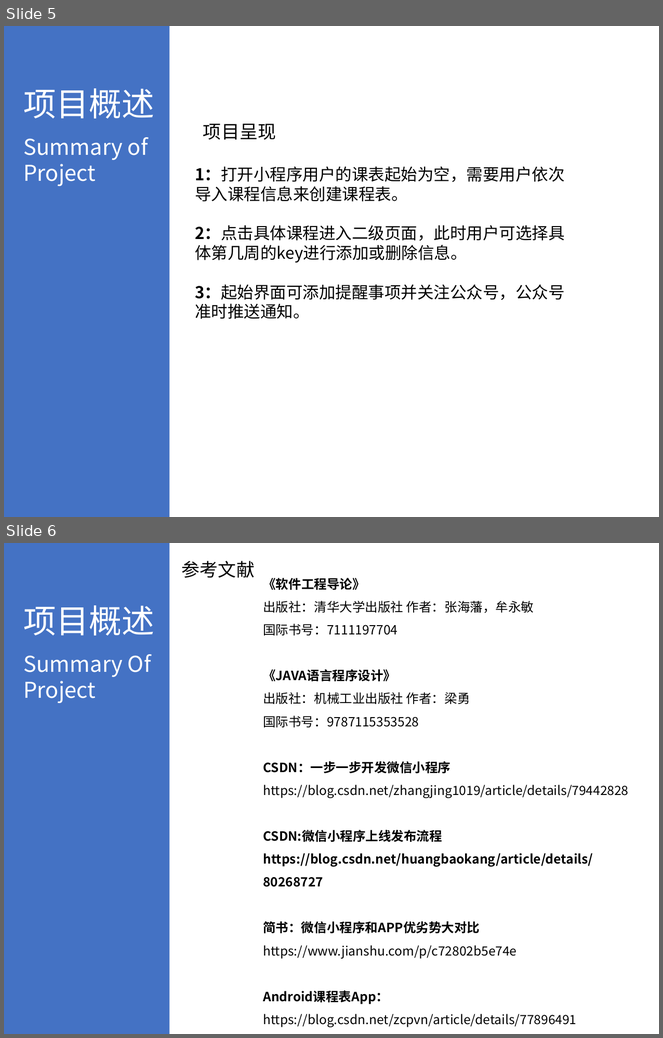
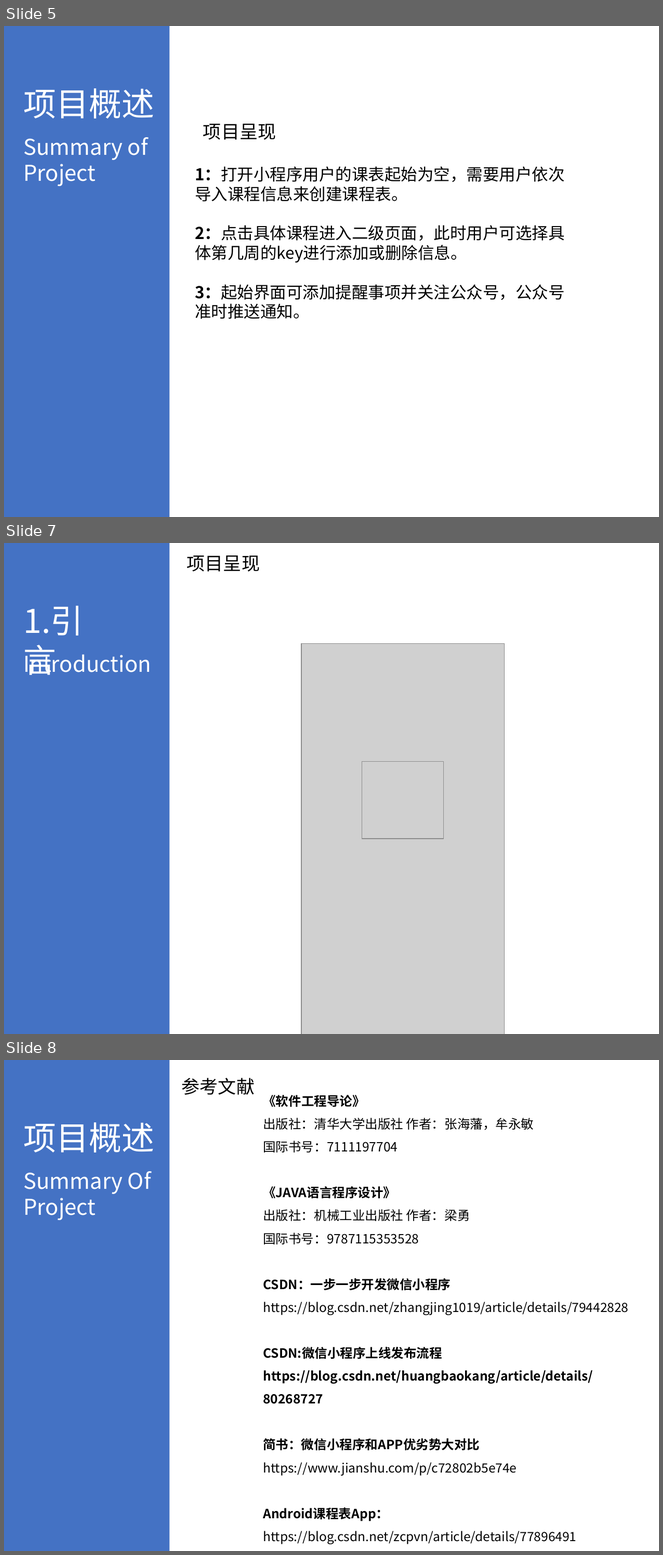
Before and after one commit to Syclifer/SE2019--G25, a slide deck: SE2019春-G25-需求分析.pptx. Shown one above the other, each under a label of ours: slides 5 and 6 before the commit, slides 5, 7 and 8 after it; the slides between them are not shown. The pictures are 663x1038 and 663x1555 pixels, drawn with LibreOffice and Linux fonts; fonts in the diff are those of the drawing; grey boxes stand for pictures. Boxes give left, top, right and bottom in pixels: in the first picture for what was removed or moved away, otherwise in the second. Text is boxed around its words. In the diff, an @@ line names an element or a change of style, - is before the commit and + after.

```diff
--- a/SE2019春-G25-需求分析.pptx
+++ b/SE2019春-G25-需求分析.pptx
@@ slide 7 added at (x1=4, y1=543, x2=659, y2=1034), background #FFFFFF @@
@@ rectangle added at (x1=4, y1=543, x2=170, y2=1034), fill #4472C4 @@
@@ text added at (x1=187, y1=555, x2=260, y2=572), 20 pt, text #000000 @@
+项目呈现
@@ text added at (x1=23, y1=605, x2=83, y2=675), 36 pt, text #FFFFFF @@
+1.引言
@@ text added at (x1=23, y1=650, x2=151, y2=675), 24 pt, text #FFFFFF @@
+Introduction
@@ picture added at (x1=301, y1=643, x2=505, y2=1034) @@
@@ picture added at (x1=362, y1=762, x2=444, y2=839) @@
@@ what was slide 6 is now slide 8 @@
```
Also in this commit, not shown: 1 slide changed, 1 other slide added, 7 other files.
